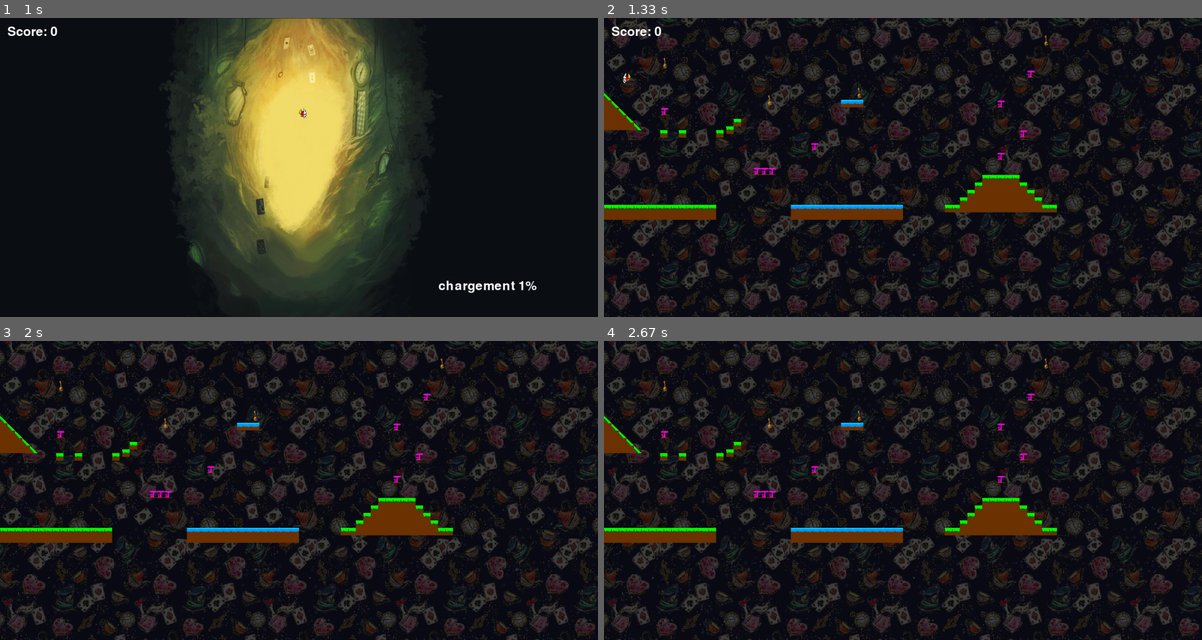
Above: before the commit, frames 1-4 (two rows, left to right).
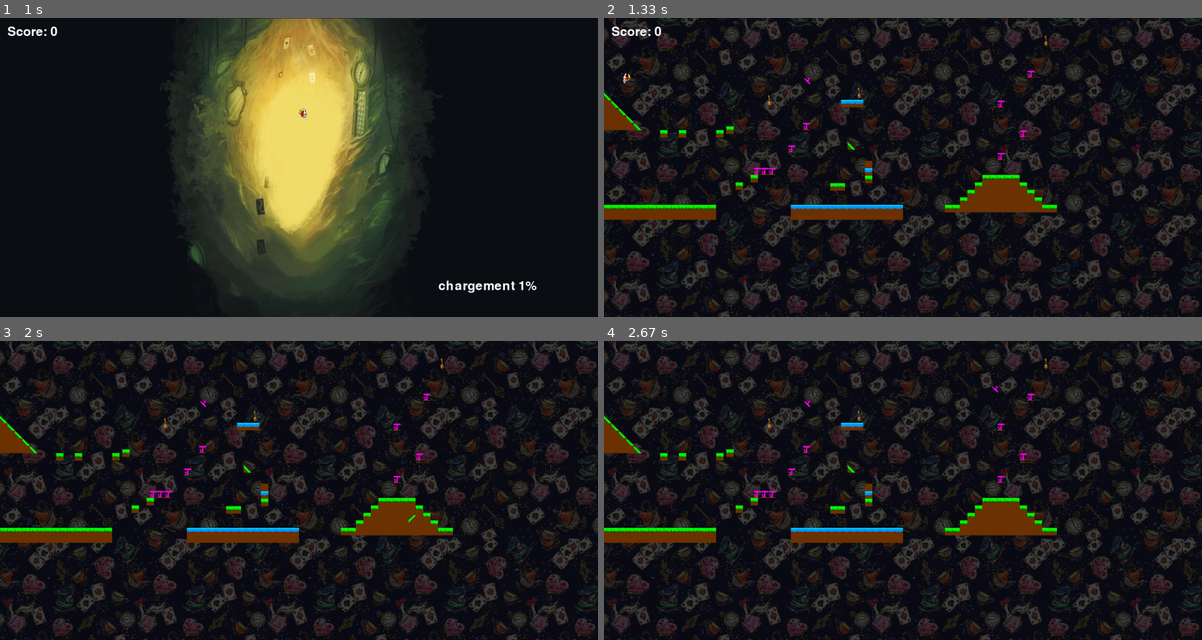
Above: after the commit, the same moments.

Repository: bouleaulama30/platformer_pygame
Game: pygame game, started from platformer_main.py
The game is run twice, just before and just after one commit, with the same random seed, the same clock (stepped at 60 frames per second) and the same inputs.
Inputs (mouse positions are in pixels of both pictures, inside the frame that each line leads up to):
- Up to frame 1 (1 s): tap Enter at 0.33 s; click (406, 191) at 0.72 s
- Up to frame 2 (1.33 s): tap B at 1 s
- Up to frame 3 (2 s): tap E at 1.33 s; tap 1 at 1.67 s
- Up to frame 4 (2.67 s): hold D 2-2.47 s; move the mouse to (992, 385) at 2.03 s; hold A from 2.5 s (still down); tap E at 2.65 s

Frame 1 is identical in both runs. In frame 2, 0.4% of the frame differs, in the area x 9-45%, y 13-58%; in frame 3, 0.4%, in the area x 9-70%, y 13-61%; in frame 4, 0.4%.

Commit message:
ajout block triangle mode édition

Diff:
--- a/blocks.txt
+++ b/blocks.txt
@@ -2,13 +2,10 @@
 200,300,n,0,
 300,300,n,0,
 327,290,n,0,
-347,270,n,0,
-554,334,j,0,
 634,219,s,0,
 654,219,s,0,
 674,219,s,0,
 252,500,n,0,
-152,240,j,0,
 912,500,n,0,
 932,500,n,0,
 952,480,n,0,
@@ -61,3 +58,16 @@
 1112,300,j,0,
 1052,220,j,0,
 1132,140,j,0,
+352,440,n,0,
+392,420,n,0,
+492,340,j,0,
+532,280,j,0,
+605,442,n,0,
+625,442,n,0,
+698,422,n,0,
+698,402,s,0,
+698,382,f,0,
+652,332,n,1,SO
+532,160,j,1,NE
+532,160,j,1,NE
+532,160,j,1,SE
--- a/control_mode_edition.txt
+++ b/control_mode_edition.txt
@@ -3,6 +3,8 @@
 # - 'e' : quand on joue permet de passer au mode édition
 
 # - 'p' : quand on est dans le mode édition permet de revenir au joue
+
+
 
 # - 'n' : permet de générer un block de type 'n'
 
@@ -12,12 +14,39 @@
 
 # - 'f' : permet de générer un block de type 'f'
 
+# - '0' : permet de générer un block triangle de type 'n' avec une orientation 'SO'
+
+# - '1' : permet de générer un block triangle de type 'n' avec une orientation 'NO'
+
+# - '2' : permet de générer un block triangle de type 'n' avec une orientation 'NE'
+
+# - '3' : permet de générer un block triangle de type 'n' avec une orientation 'SE'
+
+# - '4' : permet de générer un block triangle de type 's' avec une orientation 'SO'
+
+# - '5' : permet de générer un block triangle de type 's' avec une orientation 'NO'
+
+# - '6' : permet de générer un block triangle de type 's' avec une orientation 'NE'
+
+# - '7' : permet de générer un block triangle de type 's' avec une orientation 'SE'
+
+# - '8' : permet de générer un block triangle de type 'j' avec une orientation 'SO'
+
+# - '9' : permet de générer un block triangle de type 'j' avec une orientation 'NO'
+
+# - 'a' : permet de générer un block triangle de type 'j' avec une orientation 'NE'
+
+# - 'z' : permet de générer un block triangle de type 'j' avec une orientation 'SE'
+
 # - 'd' : permet de supprimer le block sur lequel pointe le curseur
+
+
 
 # - 'k' : permet de générer une clé
 
 # - 'y' : permet de supprimer une clé pointé par le curseur
 
+
 # - 'r' : permet de placer le curseur en (0,0) ce qu'il faudra faire pour placer les blocks des niveaux (sinon c relou pour supprimer)
 
 # - 'flèches directionnelles' : permettent de déplacer le cursor de la taille des blocks
--- a/editor_mode.py
+++ b/editor_mode.py
@@ -8,8 +8,8 @@
 	tmp_l=[] #contient que les nouvelles ligne du fichier
 	for elm in lines:
 		new=elm.split(",")
-		if new not in list:
-			list.append(new)
+		if new[0:3] not in list:
+			list.append(new[0:3])
 			tmp_l.append(new)
 	if len(tmp_l)!=0:
 		for blocks in tmp_l:
@@ -18,11 +18,16 @@
 	f.close()
 
 
-def write_file_map(filename,state):
+def write_file_map(filename,state,triangle=False,orientation=""):
 	f=open(filename,'a')
-	x_mouse,y_mouse=pygame.mouse.get_pos()
-	f.write(f"{x_mouse},{y_mouse},{state},0,\n")
-	f.close()
+	if triangle:
+		x_mouse,y_mouse=pygame.mouse.get_pos()
+		f.write(f"{x_mouse},{y_mouse},{state},1,{orientation}\n")
+
+	else:
+		x_mouse,y_mouse=pygame.mouse.get_pos()
+		f.write(f"{x_mouse},{y_mouse},{state},0,\n")
+		f.close()
 
 
 # on supprime bien la ligne du fichier mais il faut arriver à supprimer le block correspondant dans t_blocks
@@ -39,11 +44,11 @@
 			f.write(line)
 
 		else:
-			blocks=line.split(",") #ne fonctionne pas
-			if blocks in list:
-				list.remove(blocks)
-			blocks[-1]=blocks[-1][0:2] #ne fonctionne pas
-			B1=Block(int(blocks[0]),int(blocks[1]),blocks[2],int(blocks[3]),blocks[4]) #ne fonctionne pas
+			blocks=line.split(",")
+			if blocks[0:3] in list:
+				list.remove(blocks[0:3])
+			blocks[-1]=blocks[-1][0:2]
+			B1=Block(int(blocks[0]),int(blocks[1]),blocks[2],int(blocks[3]),blocks[4])
 			for block in t_blocks:
 				if compare_blocks(B1,block):
 					t_blocks.remove(block)
--- a/keys.txt
+++ b/keys.txt
@@ -1,4 +1,3 @@
 432,200,
 672,180,
-152,100,
 1172,40,
--- a/platformer_main.py
+++ b/platformer_main.py
@@ -166,11 +166,91 @@
 			write_file_map("blocks.txt",state)
 			state='ongoing'
 			editor_count=0
+
 		if pressed_keys[K_f] and editor_count>20:
 			state='f'
 			write_file_map("blocks.txt",state)
 			state='ongoing'
 			editor_count=0
+
+		#pour les blocks triangles (oui c'est moche)
+		#pour les triangles 'n'
+		if pressed_keys[K_0] and editor_count>20:
+			state='n'
+			write_file_map("blocks.txt",state,True,"SO")
+			state='ongoing'
+			editor_count=0
+
+		if pressed_keys[K_1] and editor_count>20:
+			state='n'
+			write_file_map("blocks.txt",state,True,"NO")
+			state='ongoing'
+			editor_count=0
+
+		if pressed_keys[K_2] and editor_count>20:
+			state='n'
+			write_file_map("blocks.txt",state,True,"NE")
+			state='ongoing'
+			editor_count=0
+
+		if pressed_keys[K_3] and editor_count>20:
+			state='n'
+			write_file_map("blocks.txt",state,True,"SE")
+			state='ongoing'
+			editor_count=0
+
+		#pour les triangles 's'
+		if pressed_keys[K_4] and editor_count>20:
+			state='s'
+			write_file_map("blocks.txt",state,True,"SO")
+			state='ongoing'
+			editor_count=0
+
+		if pressed_keys[K_5] and editor_count>20:
+			state='s'
+			write_file_map("blocks.txt",state,True,"NO")
+			state='ongoing'
+			editor_count=0
+
+		if pressed_keys[K_6] and editor_count>20:
+			state='s'
+			write_file_map("blocks.txt",state,True,"NE")
+			state='ongoing'
+			editor_count=0
+
+		if pressed_keys[K_7] and editor_count>20:
+			state='s'
+			write_file_map("blocks.txt",state,True,"SE")
+			state='ongoing'
+			editor_count=0
+
+
+		#pour les triangles 'j'
+		if pressed_keys[K_8] and editor_count>20:
+			state='j'
+			write_file_map("blocks.txt",state,True,"SO")
+			state='ongoing'
+			editor_count=0
+
+		if pressed_keys[K_9] and editor_count>20:
+			state='j'
+			write_file_map("blocks.txt",state,True,"NO")
+			state='ongoing'
+			editor_count=0
+
+		if pressed_keys[K_a] and editor_count>20:
+			state='j'
+			write_file_map("blocks.txt",state,True,"NE")
+			state='ongoing'
+			editor_count=0
+
+		if pressed_keys[K_z] and editor_count>20:
+			state='j'
+			write_file_map("blocks.txt",state,True,"SE")
+			state='ongoing'
+			editor_count=0
+
+
 
 		if pressed_keys[K_k] and editor_count>20:
 			write_file_keys("keys.txt")
